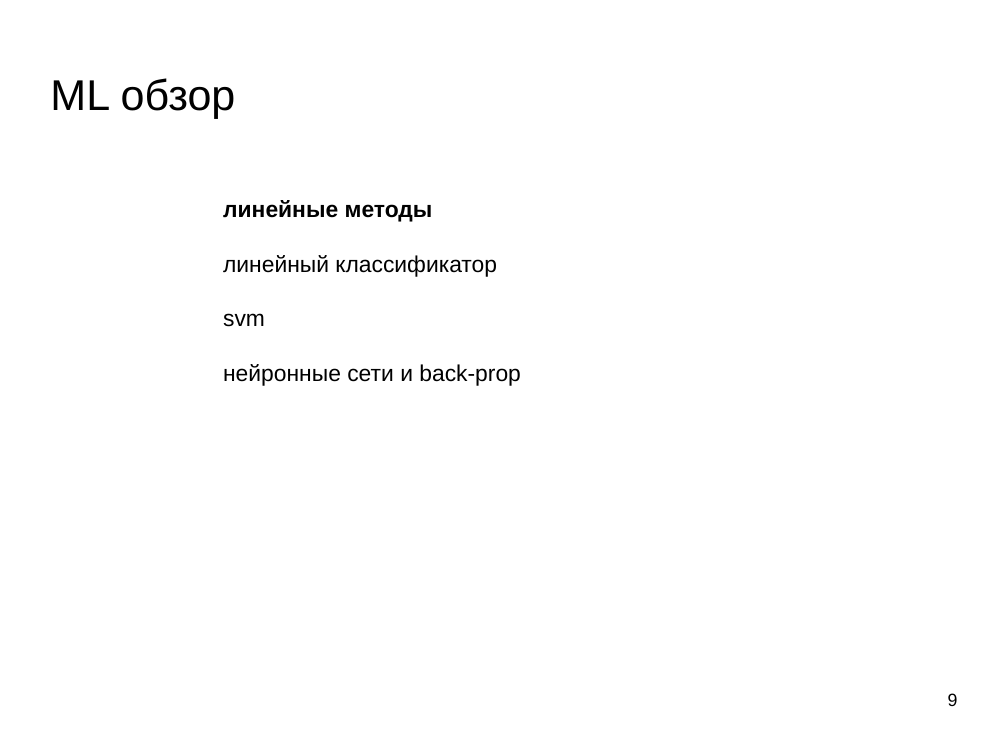
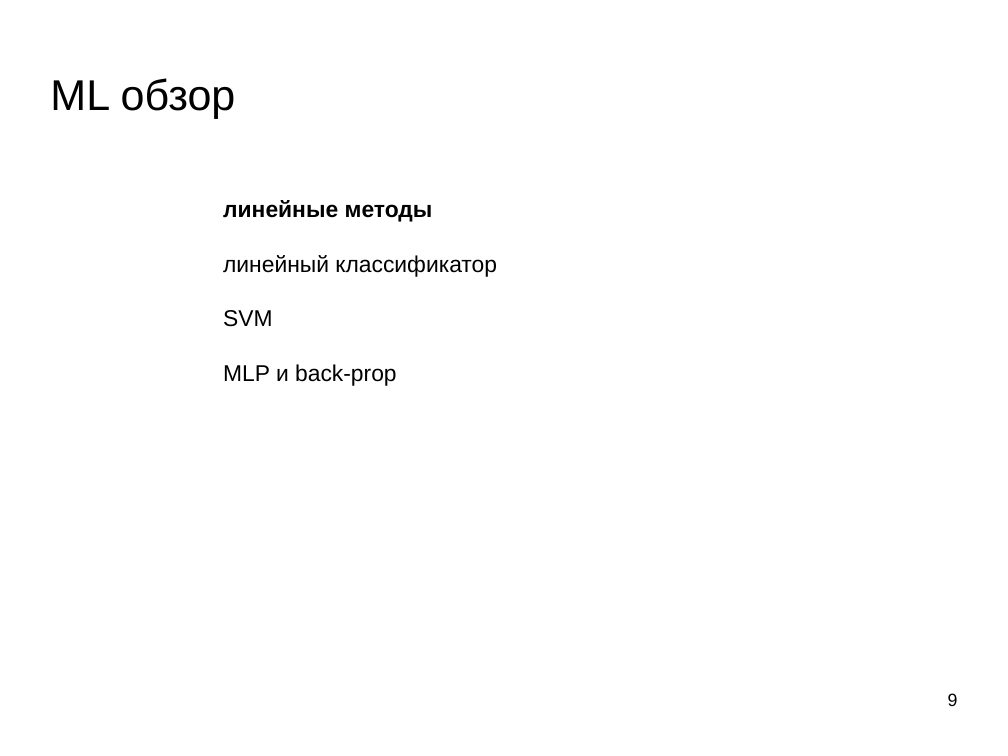
Before and after one commit to mechanoid5/ml_lectorium_legacy, a slide deck: slide 9 of 15-conclusion.odp. Drawn at 1008x756 pixels with LibreOffice and Linux fonts; fonts in the diff are those of the drawing; background and template pictures are left out. Boxes give left, top, right and bottom in pixels: in the first picture for what was removed or moved away, otherwise in the second. Text is boxed around its words. In the diff, an @@ line names an element or a change of style, - is before the commit and + after.

```diff
--- a/15-conclusion.odp
+++ b/15-conclusion.odp
@@ text at (x1=223, y1=310, x2=397, y2=386): text changed @@
-svm
-нейронные сети и back-prop
+SVM
+MLP и back-prop
```
Also in this commit, not shown: 7 other slides changed.
